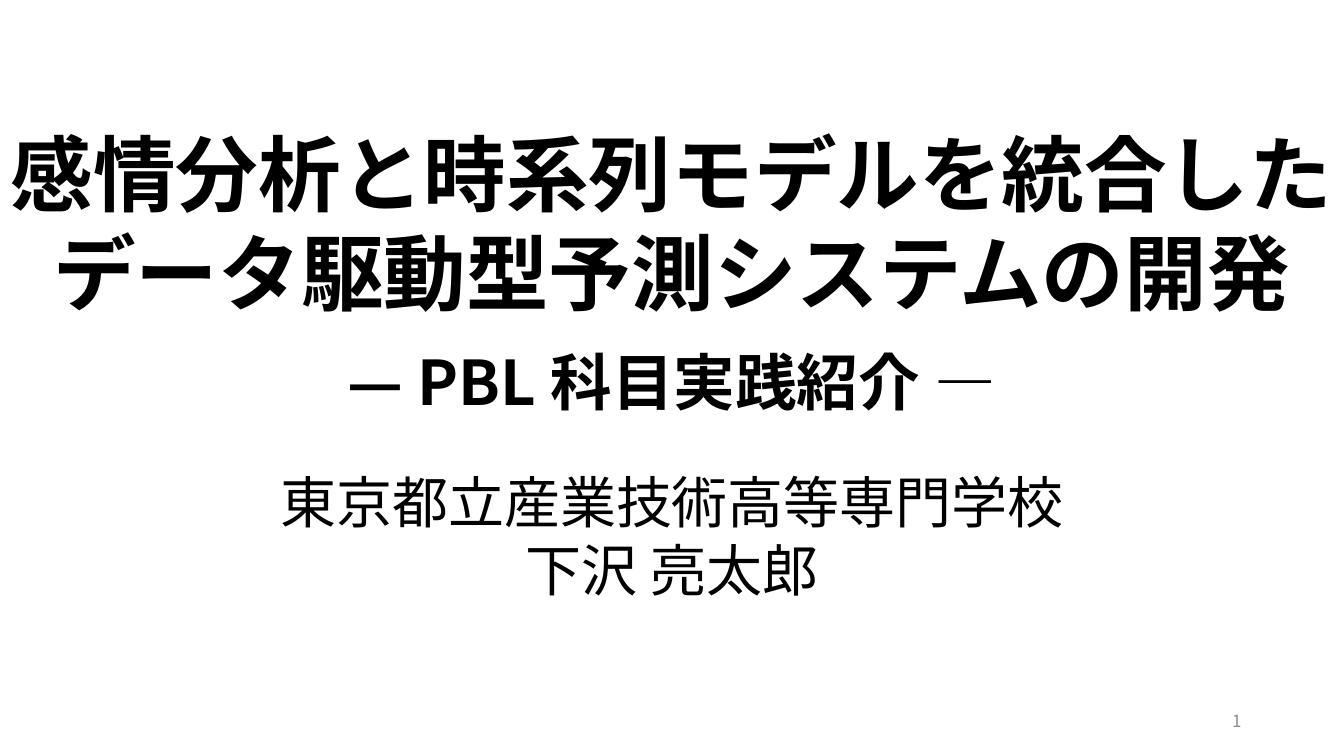
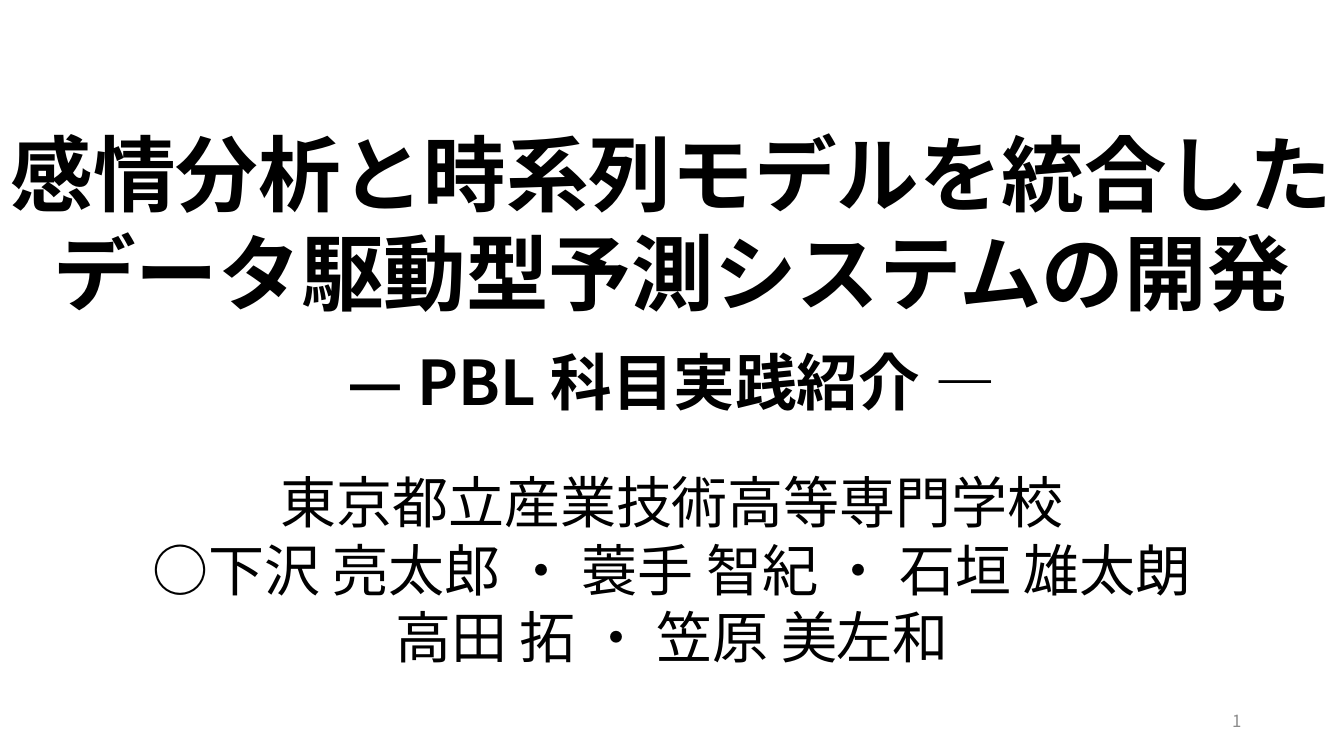
Before and after one commit to ryoww/PBL_stock, a slide deck: slide 1 of 最終報告.pptx. Drawn at 1344x756 pixels with LibreOffice and Linux fonts; fonts in the diff are those of the drawing. Boxes give left, top, right and bottom in pixels: in the first picture for what was removed or moved away, otherwise in the second. Text is boxed around its words. In the diff, an @@ line names an element or a change of style, - is before the commit and + after.

```diff
--- a/最終報告.pptx
+++ b/最終報告.pptx
@@ text at (153,543,1192,663): text changed @@
-下沢 亮太郎
+○下沢 亮太郎 ・ 蓑手 智紀 ・ 石垣 雄太朗
+高田 拓 ・ 笠原 美左和
```
Also in this commit, not shown: 11 other slides changed, 6 slides added, 1 slide removed, 1 other file.
